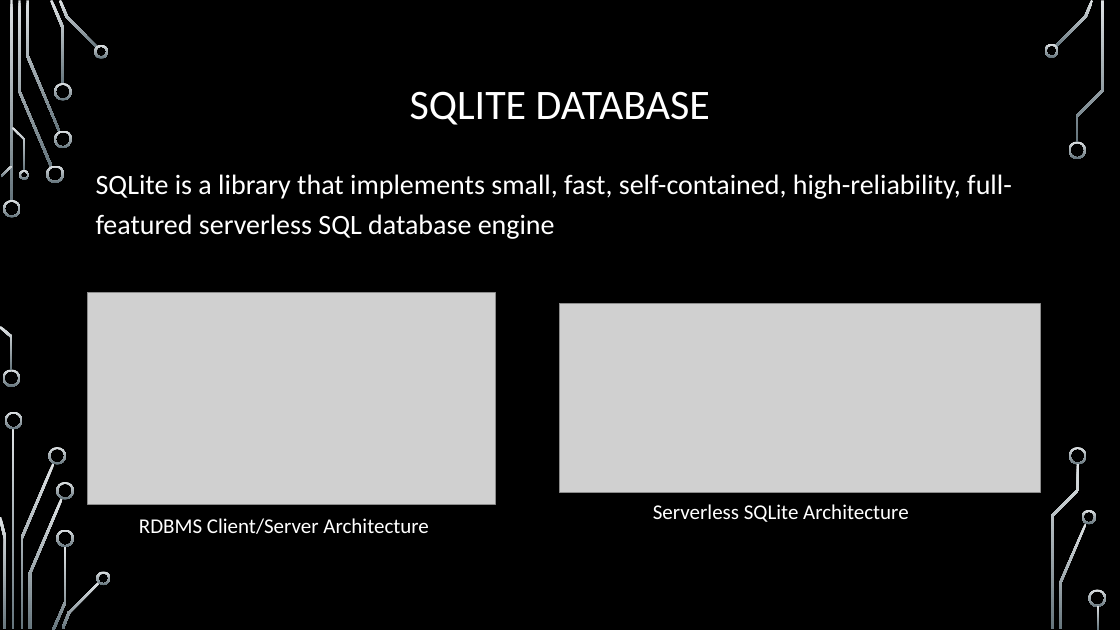
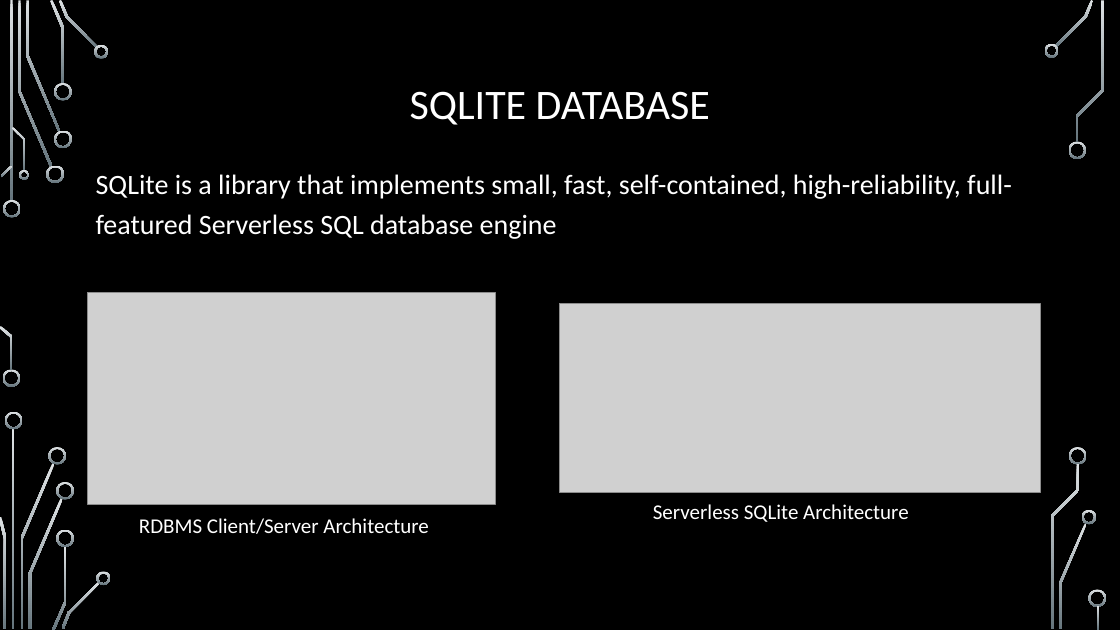
Before and after one commit to achuthanandGit/SDV602-GameProject, a slide deck: slide 4 of Milestone 2/SDV602 PPT for video presentation.pptx. Drawn at 1120x630 pixels with LibreOffice and Linux fonts; fonts in the diff are those of the drawing; grey boxes stand for pictures; background and template pictures are left out. Boxes give left, top, right and bottom in pixels: in the first picture for what was removed or moved away, otherwise in the second. Text is boxed around its words. In the diff, an @@ line names an element or a change of style, - is before the commit and + after.

```diff
--- a/Milestone 2/SDV602 PPT for video presentation.pptx
+++ b/Milestone 2/SDV602 PPT for video presentation.pptx
@@ text at (x1=96, y1=174, x2=1012, y2=239): text changed @@
-SQLite is a library that implements small, fast, self-contained, high-reliability, full-featured serverless SQL database engine
+SQLite is a library that implements small, fast, self-contained, high-reliability, full-featured Serverless SQL database engine
```
Also in this commit, not shown: 19 other files.
